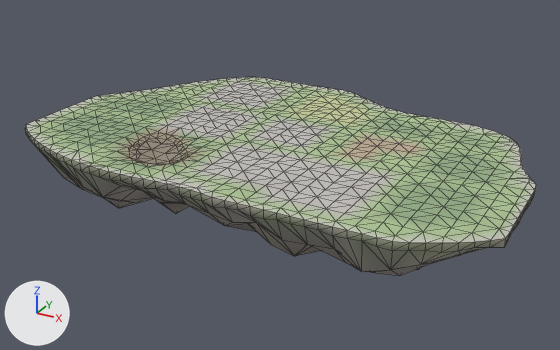
The glTF model godot_project/remake/sky/islands/SKY-092.rock.glb as it was, and as the next commit left it.
The view is the same before and after, from a 50 mm lens placed at (85.5, -154.3, 67.5), pointed at (-1.4, 3.6, -11.4). Arrows for +X, +Y and +Z are at lower left; the lights stay in place. The first picture is the older version. Mesh edges are drawn as thin lines.

Objects in the first picture: 'deck-col', 'rock'.
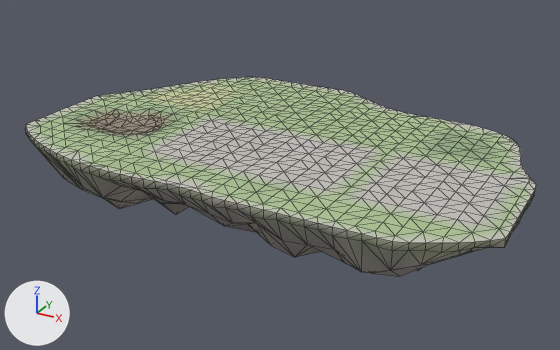
Pixel boxes (x1, y1, x2, y2) of what changed, in the pictures (560 x 350 px; the box of a moved part takes in the faces that stretch with it):
part 1 of me_deck_col, moved or reshaped
    before: (64, 104, 225, 173)
    after: (64, 104, 217, 173)
part 2 of me_deck_col, recoloured
    both: (55, 78, 524, 232)

Diff of the bpy script that builds the scene:
```diff
--- a/godot_project/remake/sky/islands/SKY-092.rock.glb.py
+++ b/godot_project/remake/sky/islands/SKY-092.rock.glb.py
@@ me_deck_col @@
 # used by ob_deck_col; location = (0.0, 0.0, 0.0)
-me_deck_col.from_pydata(...)  # 638 vertices, 1159 faces; spans x -60.8..61.2, y -35.7..42.6, z -1.9..0.0
+me_deck_col.from_pydata(...)  # 638 vertices, 1159 faces; spans x -60.8..61.2, y -35.7..42.6, z -1.5..0.0
+# me_deck_col part 1: 21 vertices moved from x -44.8..-12.9, y -27.5..-1.4, z -1.8..0.0 to x -47.8..-12.9, y -25.4..-0.6, z -1.4..0.0; 67 vertices removed from x -48.8..-12.6, y -29.4..-1.4, z -1.9..0.0; 67 vertices added at x -49.4..-12.9, y -29.4..-0.9, z -1.5..0.0
+# me_deck_col part 2: 446 kept faces spanning x -56.8..59.3, y -33.4..38.6, z -0.9..0.0 get new vertex colours
 me_deck_col.materials.append(mat_sky_deck)
```
